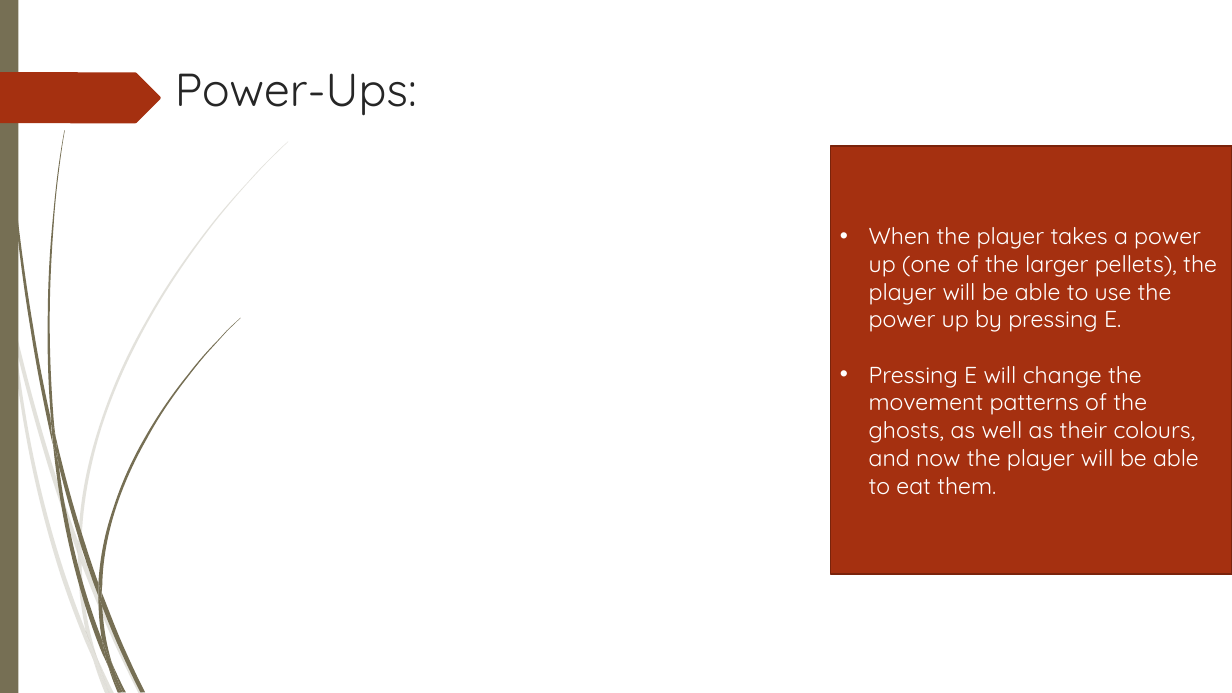
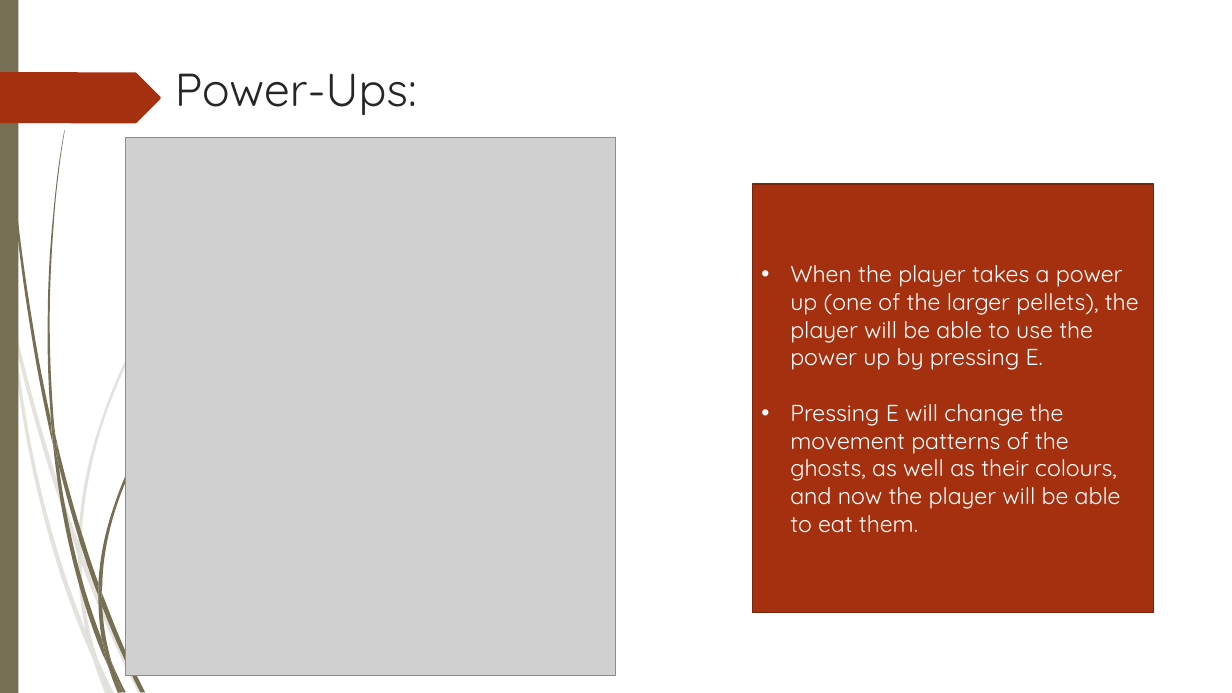
Before and after one commit to H-Tween/PR1-Pac-Man, a slide deck: slide 4 of Pac-Man (Python) PowerPoint Presentation.pptx. Drawn at 1232x693 pixels with LibreOffice and Linux fonts; fonts in the diff are those of the drawing; grey boxes stand for pictures; background and template pictures are left out. Boxes give left, top, right and bottom in pixels: in the first picture for what was removed or moved away, otherwise in the second. Text is boxed around its words. In the diff, an @@ line names an element or a change of style, - is before the commit and + after.

```diff
--- a/Pac-Man (Python) PowerPoint Presentation.pptx
+++ b/Pac-Man (Python) PowerPoint Presentation.pptx
@@ picture added at (x1=126, y1=138, x2=616, y2=676) @@
@@ rectangle "When the player takes a ..." moved from (x1=831, y1=146, x2=1232, y2=575) to (x1=752, y1=184, x2=1153, y2=613) @@
```
Also in this commit, not shown: 6 other slides changed.
